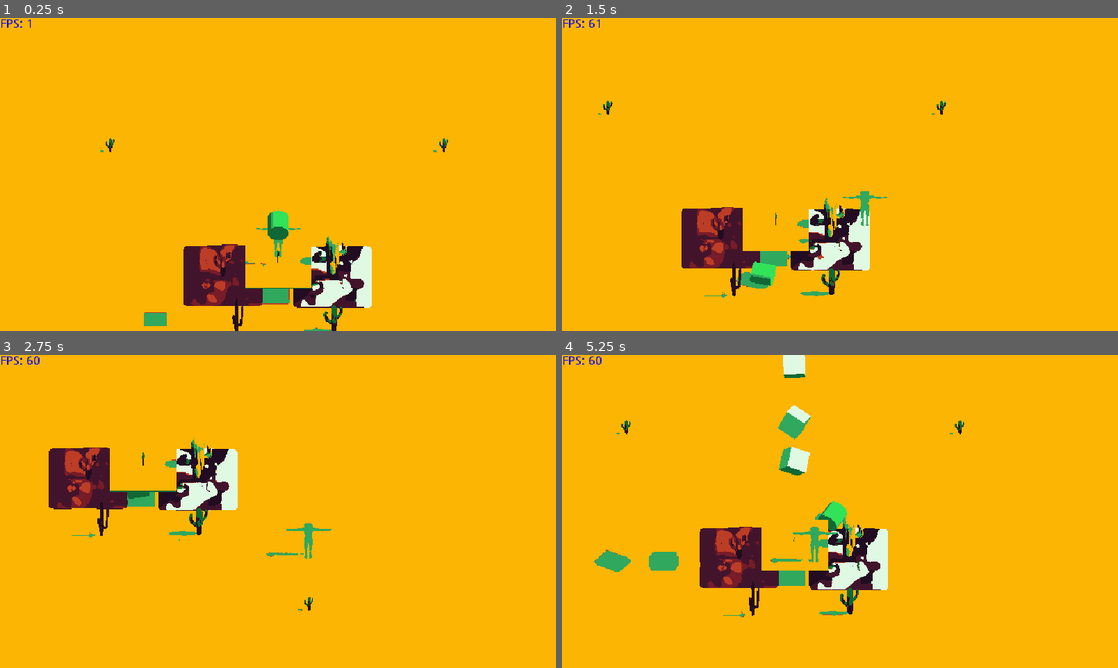
Above: before the commit, frames 1-4 (two rows, left to right).
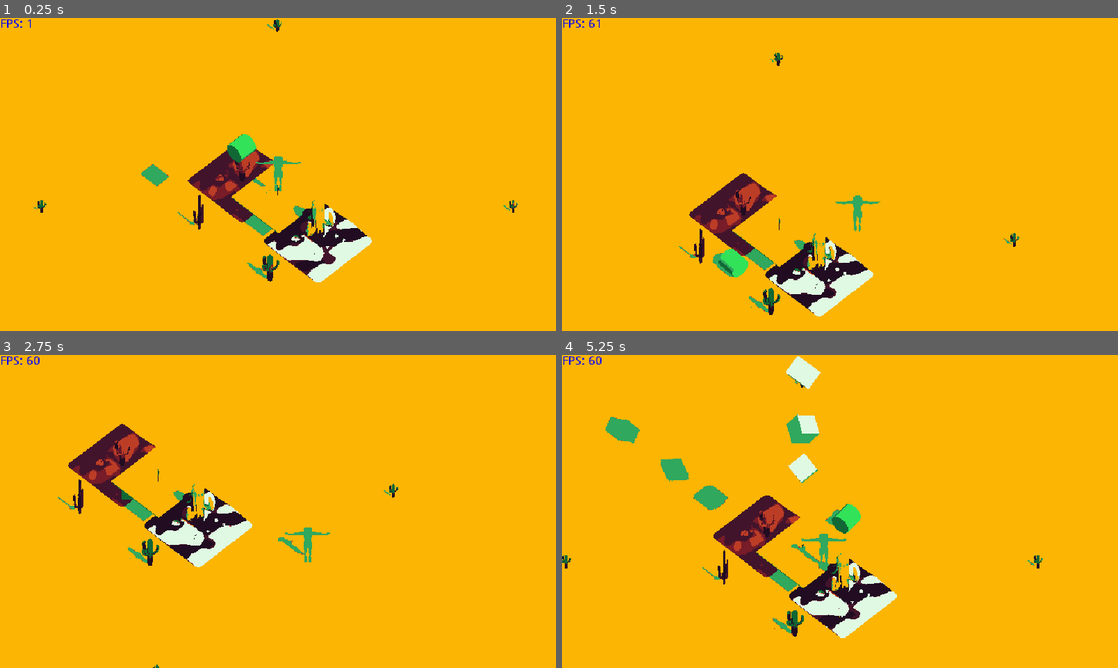
Above: after the commit, the same moments.

Repository: Wharfiggle/GRAZER
Game: Godot game, scene res://Level.tscn
Two runs of this game, one before a commit and one after it. Both use one fixed random seed, a clock stepped at 60 frames per second and the inputs below.
Inputs:
- Up to frame 1 (0.25 s): no input
- Up to frame 2 (1.5 s): hold Right (ui_right) 0.53-1.28 s; hold O (cowParty) 0.53-1.28 s; tap Space (jump) at 0.77 s; hold Down (ui_down) from 1.28 s (still down); tap O (cowParty) at 1.35 s
- Up to frame 3 (2.75 s): tap Space (jump) at 1.52 s; release Down (ui_down) at 2.03 s; hold Right (ui_right) from 2.03 s (still down); hold O (cowParty) from 2.03 s (still down)
- Up to frame 4 (5.25 s): release Right (ui_right) at 2.78 s; release O (cowParty) at 2.78 s; hold Up (ui_up) 2.78-3.53 s; tap O (cowParty) at 2.85, 4.35 s; tap Space (jump) at 3.02, 3.77, 4.52 s; hold O (cowParty) 3.53-4.28 s; hold Left (ui_left) 3.53-5.03 s; hold Down (ui_down) from 5.03 s (still down); hold O (cowParty) from 5.03 s (still down)

The runs differ from the first frame. In frame 1, 10% of the frame differs, in the area x 6-94%, y 0-100%; in frame 2, 8.0%; in frame 3, 8.3%; in frame 4, 11%, in the area x 0-87%, y 0-91%.

Commit message:
Rotated camera
Modified the movement math in script

Diff:
--- a/Grazer/Assets/Ball.tscn
+++ b/Grazer/Assets/Ball.tscn
@@ -3,7 +3,7 @@
 [ext_resource path="res://Scripts/Ball.gd" type="Script" id=1]
 [ext_resource path="res://Assets/Models/Cowboy_V1.fbx" type="PackedScene" id=2]
 
-[sub_resource type="CylinderShape" id=1]
+[sub_resource type="SphereShape" id=1]
 
 [node name="KinematicBody" type="KinematicBody"]
 script = ExtResource( 1 )
--- a/Grazer/Level.tscn
+++ b/Grazer/Level.tscn
@@ -59,8 +59,9 @@
 centered = false
 
 [node name="Camera" type="Camera" parent="."]
-transform = Transform( 1, 0, 0, 0, 0.642788, 0.766044, 0, -0.766044, 0.642788, 0, 35, 20 )
+transform = Transform( 0.707107, -0.541675, 0.454519, 0, 0.642788, 0.766044, -0.707107, -0.541675, 0.454519, 0, 0, 0 )
 projection = 1
+current = true
 size = 30.0
 script = ExtResource( 10 )
 targetNodePath = NodePath("../Ball/CamFollow")
@@ -80,10 +81,10 @@
 material/0 = SubResource( 16 )
 
 [node name="Ball" parent="." instance=ExtResource( 7 )]
-transform = Transform( 1, 0, 0, 0, 1, 0, 0, 0, 1, 0, 5, 0 )
+transform = Transform( 0.707107, 0, 0.707107, 0, 1, 0, -0.707107, 0, 0.707107, 0, 5, 0 )
 
 [node name="CamFollow" type="Spatial" parent="Ball"]
-transform = Transform( 1, 0, 0, 0, 1, 0, 0, 0, 1, 0, 0, 5 )
+transform = Transform( 1, 0, 0, 0, 1, 0, 0, 0, 1, 0, 30, 20 )
 
 [node name="CowFollow" type="Spatial" parent="Ball"]
 
--- a/Grazer/Scripts/Ball.gd
+++ b/Grazer/Scripts/Ball.gd
@@ -8,9 +8,7 @@
 var cow = preload("res://Assets/Cow.tscn")
 
 # Called when the node enters the scene tree for the first time.
-func _ready():
-	print("Test") # Replace with function body.
-
+#func _ready():
 
 
 
@@ -18,25 +16,35 @@
 #Called every frame. 'delta' is the elapsed time since the previous frame.
 func _process(delta):
 	#print("frame")
-
+	var toAdd = Vector3()
 	if(Input.is_action_pressed("ui_right") and Input.is_action_pressed("ui_left")):
-		velocity.x = 0
+		toAdd.x += 0
+		toAdd.z += 0
 	elif(Input.is_action_pressed("ui_right")):
-		velocity.x = SPEED
+		toAdd.x += 1
+		toAdd.z += -1
 	elif(Input.is_action_pressed("ui_left")):
-		velocity.x = -SPEED
-	else:
-		velocity.x = lerp(velocity.x, 0, 0.1)
+		toAdd.x += -1
+		toAdd.z += 1
 
 	if(Input.is_action_pressed("ui_down") and
 	Input.is_action_pressed("ui_up")):
-		velocity.z = 0
+		toAdd.x += 0
+		toAdd.z += 0
 	elif(Input.is_action_pressed("ui_down")):
-		velocity.z = SPEED
+		toAdd.x += 1
+		toAdd.z += 1
 	elif(Input.is_action_pressed("ui_up")):
-		velocity.z = -SPEED
+		toAdd.x += -1
+		toAdd.z += -1
+
+	toAdd = toAdd.normalized() * SPEED
+	if(toAdd.x == 0 and toAdd.z == 0):
+		velocity.x = lerp(velocity.x,0,0.1)
+		velocity.z = lerp(velocity.z,0,0.1)
 	else:
-		velocity.z = lerp(velocity.z,0,0.1)
+		velocity.x = toAdd.x
+		velocity.z = toAdd.z
 
 	if(transform.origin.y < -20.0):
 		transform.origin = Vector3(0,6,0)
